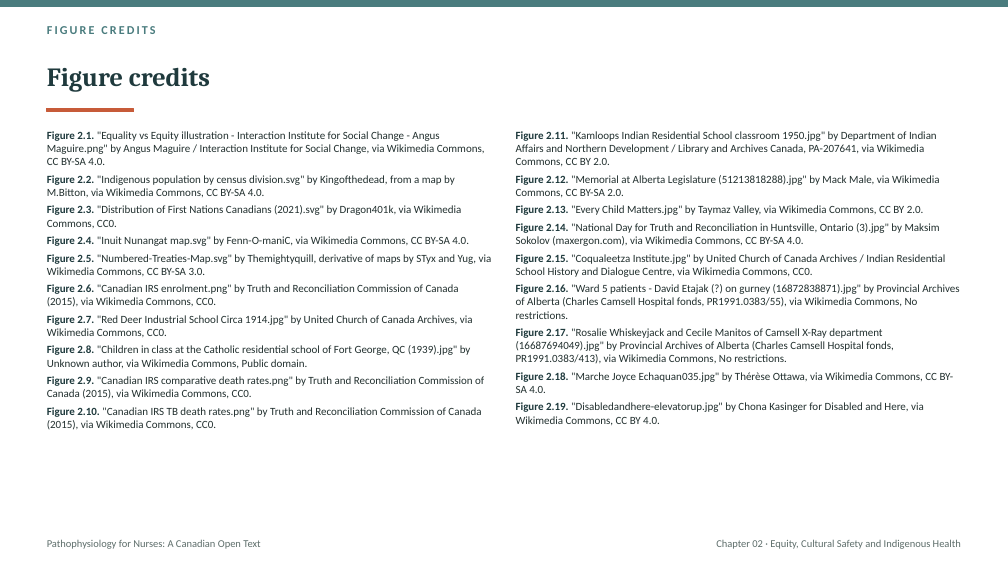
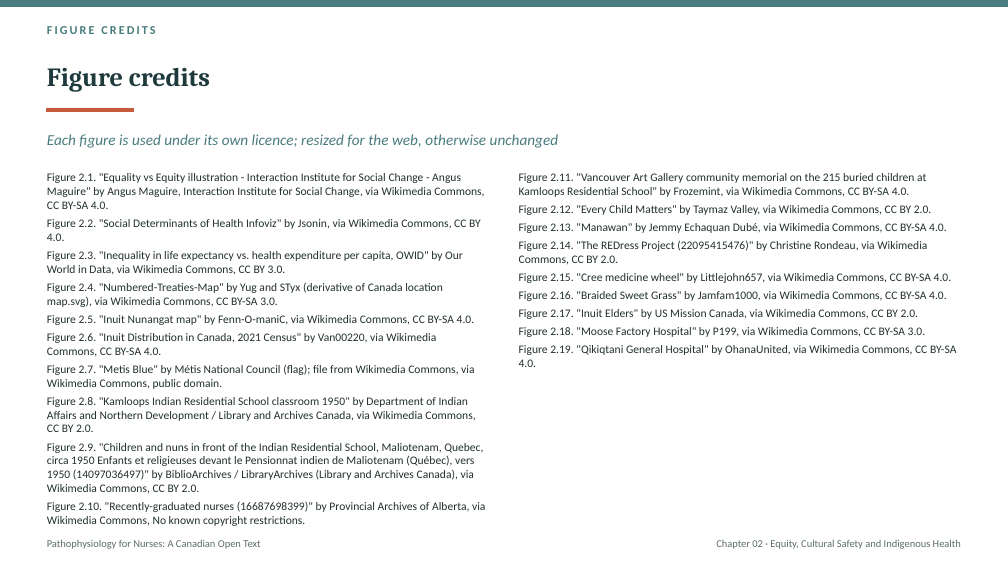
Before and after one commit to andrewleenl/opensourcenursing, a slide deck: slide 50 of Ch02_Equity_Cultural_Safety_Indigenous_Health_Lecture_Presentation.pptx (slide 69 before the commit). Drawn at 1008x567 pixels with LibreOffice and Linux fonts; fonts in the diff are those of the drawing. Boxes give left, top, right and bottom in pixels: in the first picture for what was removed or moved away, otherwise in the second. Text is boxed around its words. In the diff, an @@ line names an element or a change of style, - is before the commit and + after.

```diff
--- a/Ch02_Equity_Cultural_Safety_Indigenous_Health_Lecture_Presentation.pptx
+++ b/Ch02_Equity_Cultural_Safety_Indigenous_Health_Lecture_Presentation.pptx
@@ text added at box(47, 134, 558, 148), 14.5 pt, text #4A7C7E, italic @@
+Each figure is used under its own licence; resized for the web, otherwise unchanged
@@ text at box(47, 173, 485, 526): text changed; size 10.5 to 11 pt @@
-Figure 2.1. "Equality vs Equity illustration - Interaction Institute for Social Change - Angus Maguire.png" by Angus Maguire / Interaction Institute for Social Change, via Wikimedia Commons, CC BY-SA 4.0.
-Figure 2.2. "Indigenous population by census division.svg" by Kingofthedead, from a map by M.Bitton, via Wikimedia Commons, CC BY-SA 4.0.
-Figure 2.3. "Distribution of First Nations Canadians (2021).svg" by Dragon401k, via Wikimedia Commons, CC0.
-Figure 2.4. "Inuit Nunangat map.svg" by Fenn-O-maniC, via Wikimedia Commons, CC BY-SA 4.0.
-Figure 2.5. "Numbered-Treaties-Map.svg" by Themightyquill, derivative of maps by STyx and Yug, via Wikimedia Commons, CC BY-SA 3.0.
-Figure 2.6. "Canadian IRS enrolment.png" by Truth and Reconciliation Commission of Canada (2015), via Wikimedia Commons, CC0.
-Figure 2.7. "Red Deer Industrial School Circa 1914.jpg" by United Church of Canada Archives, via Wikimedia Commons, CC0.
-Figure 2.8. "Children in class at the Catholic residential school of Fort George, QC (1939).jpg" by Unknown author, via Wikimedia Commons, Public domain.
-Figure 2.9. "Canadian IRS comparative death rates.png" by Truth and Reconciliation Commission of Canada (2015), via Wikimedia Commons, CC0.
-Figure 2.10. "Canadian IRS TB death rates.png" by Truth and Reconciliation Commission of Canada (2015), via Wikimedia Commons, CC0.
+Figure 2.1. "Equality vs Equity illustration - Interaction Institute for Social Change - Angus Maguire" by Angus Maguire, Interaction Institute for Social Change, via Wikimedia Commons, CC BY-SA 4.0.
+Figure 2.2. "Social Determinants of Health Infoviz" by Jsonin, via Wikimedia Commons, CC BY 4.0.
+Figure 2.3. "Inequality in life expectancy vs. health expenditure per capita, OWID" by Our World in Data, via Wikimedia Commons, CC BY 3.0.
+Figure 2.4. "Numbered-Treaties-Map" by Yug and STyx (derivative of Canada location map.svg), via Wikimedia Commons, CC BY-SA 3.0.
+Figure 2.5. "Inuit Nunangat map" by Fenn-O-maniC, via Wikimedia Commons, CC BY-SA 4.0.
+Figure 2.6. "Inuit Distribution in Canada, 2021 Census" by Van00220, via Wikimedia Commons, CC BY-SA 4.0.
+Figure 2.7. "Metis Blue" by Métis National Council (flag); file from Wikimedia Commons, via Wikimedia Commons, public domain.
+Figure 2.8. "Kamloops Indian Residential School classroom 1950" by Department of Indian Affairs and Northern Development / Library and Archives Canada, via Wikimedia Commons, CC BY 2.0.
+Figure 2.9. "Children and nuns in front of the Indian Residential School, Maliotenam, Quebec, circa 1950 Enfants et religieuses devant le Pensionnat indien de Maliotenam (Québec), vers 1950 (14097036497)" by BiblioArchives / LibraryArchives (Library and Archives Canada), via Wikimedia Commons, CC BY 2.0.
+Figure 2.10. "Recently-graduated nurses (16687698399)" by Provincial Archives of Alberta, via Wikimedia Commons, No known copyright restrictions.
@@ text at box(519, 173, 956, 367): text changed; size 10.5 to 11 pt @@
-Figure 2.11. "Kamloops Indian Residential School classroom 1950.jpg" by Department of Indian Affairs and Northern Development / Library and Archives Canada, PA-207641, via Wikimedia Commons, CC BY 2.0.
-Figure 2.12. "Memorial at Alberta Legislature (51213818288).jpg" by Mack Male, via Wikimedia Commons, CC BY-SA 2.0.
-Figure 2.13. "Every Child Matters.jpg" by Taymaz Valley, via Wikimedia Commons, CC BY 2.0.
-Figure 2.14. "National Day for Truth and Reconciliation in Huntsville, Ontario (3).jpg" by Maksim Sokolov (maxergon.com), via Wikimedia Commons, CC BY-SA 4.0.
-Figure 2.15. "Coqualeetza Institute.jpg" by United Church of Canada Archives / Indian Residential School History and Dialogue Centre, via Wikimedia Commons, CC0.
-Figure 2.16. "Ward 5 patients - David Etajak (?) on gurney (16872838871).jpg" by Provincial Archives of Alberta (Charles Camsell Hospital fonds, PR1991.0383/55), via Wikimedia Commons, No restrictions.
-Figure 2.17. "Rosalie Whiskeyjack and Cecile Manitos of Camsell X-Ray department (16687694049).jpg" by Provincial Archives of Alberta (Charles Camsell Hospital fonds, PR1991.0383/413), via Wikimedia Commons, No restrictions.
-Figure 2.18. "Marche Joyce Echaquan035.jpg" by Thérèse Ottawa, via Wikimedia Commons, CC BY-SA 4.0.
-Figure 2.19. "Disabledandhere-elevatorup.jpg" by Chona Kasinger for Disabled and Here, via Wikimedia Commons, CC BY 4.0.
+Figure 2.11. "Vancouver Art Gallery community memorial on the 215 buried children at Kamloops Residential School" by Frozemint, via Wikimedia Commons, CC BY-SA 4.0.
+Figure 2.12. "Every Child Matters" by Taymaz Valley, via Wikimedia Commons, CC BY 2.0.
+Figure 2.13. "Manawan" by Jemmy Echaquan Dubé, via Wikimedia Commons, CC BY-SA 4.0.
+Figure 2.14. "The REDress Project (22095415476)" by Christine Rondeau, via Wikimedia Commons, CC BY 2.0.
+Figure 2.15. "Cree medicine wheel" by Littlejohn657, via Wikimedia Commons, CC BY-SA 4.0.
+Figure 2.16. "Braided Sweet Grass" by Jamfam1000, via Wikimedia Commons, CC BY-SA 4.0.
+Figure 2.17. "Inuit Elders" by US Mission Canada, via Wikimedia Commons, CC BY 2.0.
+Figure 2.18. "Moose Factory Hospital" by P199, via Wikimedia Commons, CC BY-SA 3.0.
+Figure 2.19. "Qikiqtani General Hospital" by OhanaUnited, via Wikimedia Commons, CC BY-SA 4.0.
```
Also in this commit, not shown: 5 other slides changed, 44 slides added, 63 slides removed, 7 other files.
